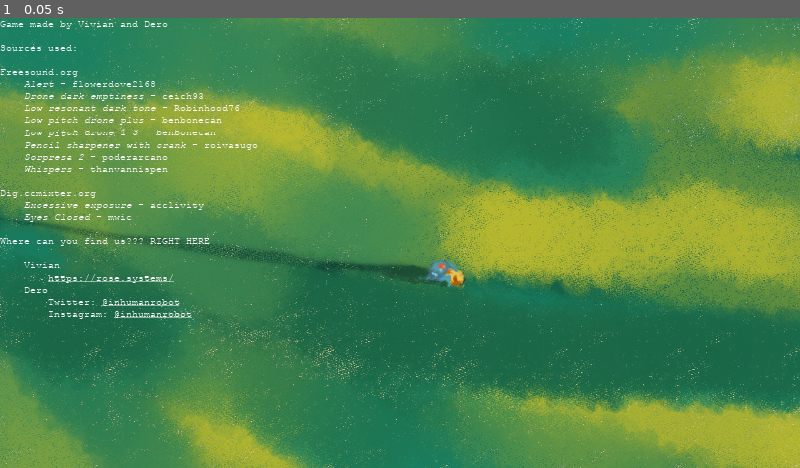
Above: before the commit, frame 1.
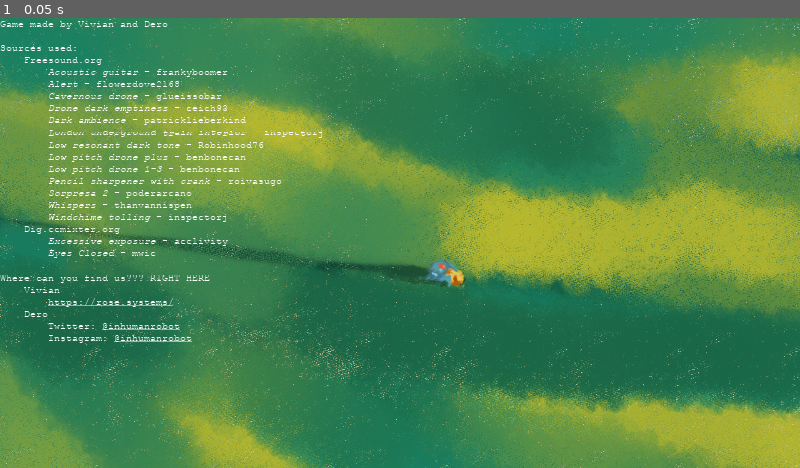
Above: after the commit, the same moment.

Repository: Roachbones/Visendus
Game: Godot game, scene res://ui/EndScreen.tscn
The game is run twice, just before and just after one commit, with the same random seed, the same clock (stepped at 60 frames per second) and the same inputs. This scene is started directly instead of the project's main scene.
Inputs:
- Up to frame 1 (0.05 s): no input

The runs differ from the first frame. In frame 1, 2.9% of the frame differs, in the area x 0-41%, y 8-73%.

Commit message:
fixed LossLabyrinth loading zone

Diff:
--- a/Credits.gd
+++ b/Credits.gd
@@ -1,36 +1,47 @@
 extends RichTextLabel
 
 const credits_text = """
-Game made by Vivian and Dero
+Game made by Vivian and Dero for [i]My First Game Jam: Summer 2019[/i]
 
 Sources used:
-
-Freesound.org
-	[i]Alert[/i] - flowerdove2168
-	[i]Drone dark emptiness[/i] - ceich93
-	[i]Low resonant dark tone[/i] - Robinhood76
-	[i]Low pitch drone plus[/i] - benbonecan
-	[i]Low pitch drone 1-3[/i] - benbonecan
-	[i]Pencil sharpener with crank[/i] - roivasugo
-	[i]Sorpresa 2[/i] - poderarcano
-	[i]Whispers[/i] - thanvannispen
-
-Dig.ccmixter.org
-	[i]Excessive exposure[/i] - acclivity
-	[i]Eyes Closed[/i] - mwic
+	Freesound.org
+		[i]Acoustic guitar[/i] - frankyboomer
+		[i]Alert[/i] - flowerdove2168
+		[i]Cavernous drone[/i] - glueissobar
+		[i]Drone dark emptiness[/i] - ceich93
+		[i]Dark ambience[/i] - patricklieberkind
+		[i]London underground train interior[/i] - inspectorj
+		[i]Low resonant dark tone[/i] - Robinhood76
+		[i]Low pitch drone plus[/i] - benbonecan
+		[i]Low pitch drone 1-3[/i] - benbonecan
+		[i]Pencil sharpener with crank[/i] - roivasugo
+		[i]Sorpresa 2[/i] - poderarcano
+		[i]Whispers[/i] - thanvannispen
+		[i]Windchime tolling[/i] - inspectorj
+	Dig.ccmixter.org
+		[i]Excessive exposure[/i] - acclivity
+		[i]Eyes Closed[/i] - mwic
 
 Where can you find us??? RIGHT HERE
-
 	Vivian
 		[url=https://rose.systems/]https://rose.systems/[/url]
 	Dero
 		Twitter: [url=https://twitter.com/inhumanrobot]@inhumanrobot[/url]
 		Instagram: [url=https://www.instagram.com/inhumanrobot/]@inhumanrobot[/url]
+
+Thank you for playing our game.
 """
+var credits_text_lines = credits_text.split("\n")
 
-
+var sum_delta = 0.0
+const seconds_per_line = 0.2
 func _ready():
 	pass
+func _process(delta):
+	sum_delta += delta
+	#visible_characters = int(sum_delta * characters_per_second)
+	if sum_delta > seconds_per_line:
+		sum_delta = sum_delta - seconds_per_line
 
 func _on_Credits_meta_clicked(meta):
 	var err = OS.shell_open(meta)
--- a/levels/losslabyrinth.tscn
+++ b/levels/losslabyrinth.tscn
@@ -337,7 +337,7 @@
 editor/display_folded = true
 position = Vector2( 1190.25, 669.396 )
 scale = Vector2( 7.28, 3.52 )
-scene_path = "res://levels/PedestalRoom.tscn"
+scene_path = "res://levels/BruceRoom.tscn"
 
 [node name="CollisionShape2D" type="CollisionShape2D" parent="LoadingZone"]
 rotation = 1.56738
--- a/ui/Credits.tscn
+++ b/ui/Credits.tscn
@@ -5,32 +5,33 @@
 [ext_resource path="res://Credits.gd" type="Script" id=3]
 
 [node name="Credits" type="RichTextLabel"]
-margin_right = 500.0
-margin_bottom = 40.0
-rect_min_size = Vector2( 800, 1000 )
+margin_right = 900.0
+margin_bottom = 1000.0
 custom_fonts/italics_font = ExtResource( 1 )
 custom_fonts/normal_font = ExtResource( 2 )
 bbcode_enabled = true
 bbcode_text = "Game made by Vivian and Dero
 
 Sources used:
-
-Freesound.org
-	[i]Alert[/i] - flowerdove2168
-	[i]Drone dark emptiness[/i] - ceich93
-	[i]Low resonant dark tone[/i] - Robinhood76
-	[i]Low pitch drone plus[/i] - benbonecan
-	[i]Low pitch drone 1-3[/i] - benbonecan
-	[i]Pencil sharpener with crank[/i] - roivasugo
-	[i]Sorpresa 2[/i] - poderarcano
-	[i]Whispers[/i] - thanvannispen
-
-Dig.ccmixter.org
-	[i]Excessive exposure[/i] - acclivity
-	[i]Eyes Closed[/i] - mwic
+	Freesound.org
+		[i]Acoustic guitar[/i] - frankyboomer
+		[i]Alert[/i] - flowerdove2168
+		[i]Cavernous drone[/i] - glueissobar
+		[i]Drone dark emptiness[/i] - ceich93
+		[i]Dark ambience[/i] - patricklieberkind
+		[i]London underground train interior[/i] - inspectorj
+		[i]Low resonant dark tone[/i] - Robinhood76
+		[i]Low pitch drone plus[/i] - benbonecan
+		[i]Low pitch drone 1-3[/i] - benbonecan
+		[i]Pencil sharpener with crank[/i] - roivasugo
+		[i]Sorpresa 2[/i] - poderarcano
+		[i]Whispers[/i] - thanvannispen
+		[i]Windchime tolling[/i] - inspectorj
+	Dig.ccmixter.org
+		[i]Excessive exposure[/i] - acclivity
+		[i]Eyes Closed[/i] - mwic
 
 Where can you find us??? RIGHT HERE
-
 	Vivian
 		[url=https://rose.systems/]https://rose.systems/[/url]
 	Dero
@@ -39,23 +40,25 @@
 text = "Game made by Vivian and Dero
 
 Sources used:
-
-Freesound.org
-	Alert - flowerdove2168
-	Drone dark emptiness - ceich93
-	Low resonant dark tone - Robinhood76
-	Low pitch drone plus - benbonecan
-	Low pitch drone 1-3 - benbonecan
-	Pencil sharpener with crank - roivasugo
-	Sorpresa 2 - poderarcano
-	Whispers - thanvannispen
-
-Dig.ccmixter.org
-	Excessive exposure - acclivity
-	Eyes Closed - mwic
+	Freesound.org
+		Acoustic guitar - frankyboomer
+		Alert - flowerdove2168
+		Cavernous drone - glueissobar
+		Drone dark emptiness - ceich93
+		Dark ambience - patricklieberkind
+		London underground train interior - inspectorj
+		Low resonant dark tone - Robinhood76
+		Low pitch drone plus - benbonecan
+		Low pitch drone 1-3 - benbonecan
+		Pencil sharpener with crank - roivasugo
+		Sorpresa 2 - poderarcano
+		Whispers - thanvannispen
+		Windchime tolling - inspectorj
+	Dig.ccmixter.org
+		Excessive exposure - acclivity
+		Eyes Closed - mwic
 
 Where can you find us??? RIGHT HERE
-
 	Vivian
 		https://rose.systems/
 	Dero
